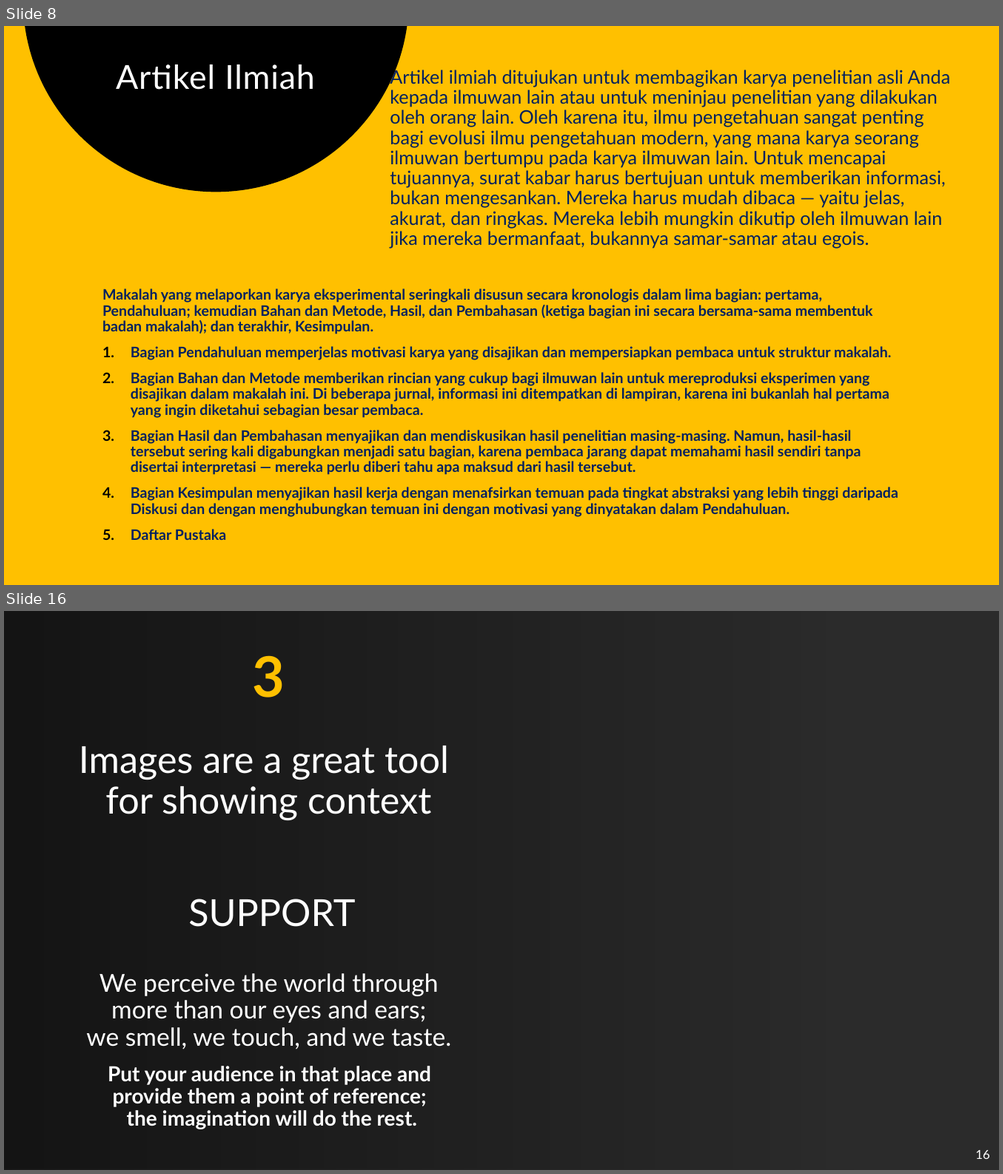
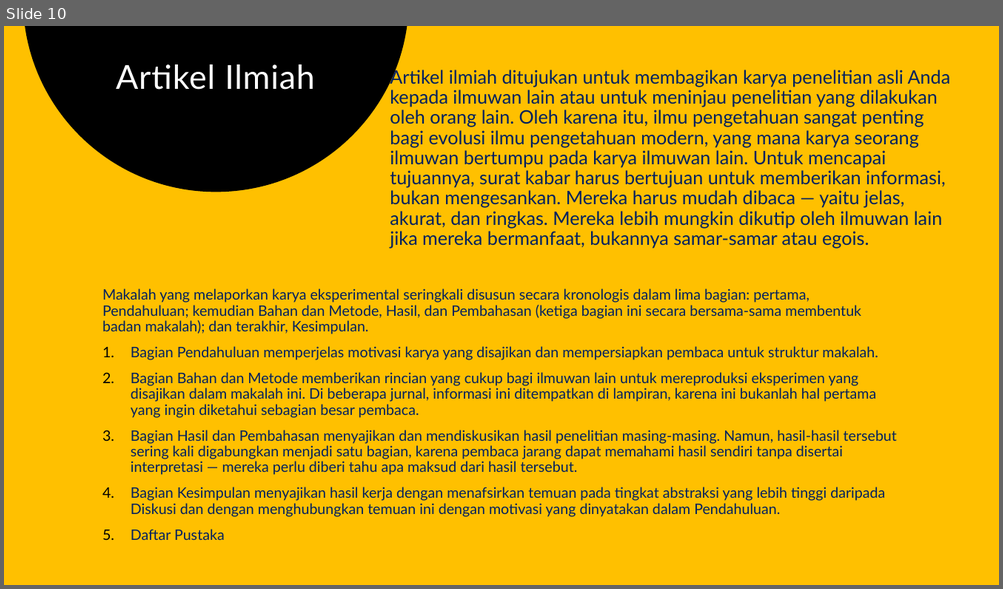
Before and after one commit to chariotofthesun/kkngenap2024, a slide deck: petunjuk teknis luaran kkn untag sby.pptx. Shown one above the other, each under a label of ours: slides 8 and 16 before the commit, slide 10 after it; the slides between them are not shown. The pictures are 1003x1174 and 1003x589 pixels, drawn with LibreOffice and Linux fonts; fonts in the diff are those of the drawing; background and template pictures are left out; a plain dark background stands for a picture behind light text. Boxes give left, top, right and bottom in pixels: in the first picture for what was removed or moved away, otherwise in the second. Text is boxed around its words. In the diff, an @@ line names an element or a change of style, - is before the commit and + after.

```diff
--- a/petunjuk teknis luaran kkn untag sby.pptx
+++ b/petunjuk teknis luaran kkn untag sby.pptx
@@ slide 16 removed at (4,611,999,1170), background picture (left out) @@
@@ rectangle removed at (4,611,854,1170) @@
@@ text removed at (252,655,284,698) @@
-3
@@ text removed at (79,746,449,820) @@
-Images are a great tool
-for showing context
@@ text removed at (86,899,451,1130) @@
-SUPPORT
-  We perceive the world through
-  more than our eyes and ears;
-  we smell, we touch, and we taste.
-      Put your audience in that place and
-      provide them a point of reference;
-      the imagination will do the rest.
@@ page number removed at (975,1150,989,1159) @@
-16
@@ what was slide 8 is now slide 10 @@
@@ slide 10 changed as well @@
@@ text "Makalah yang melaporkan karya eksperimental ..." at (102,289,896,540): bold off @@
```
Also in this commit, not shown: 8 other slides changed, 5 slides added, 11 other slides removed.
